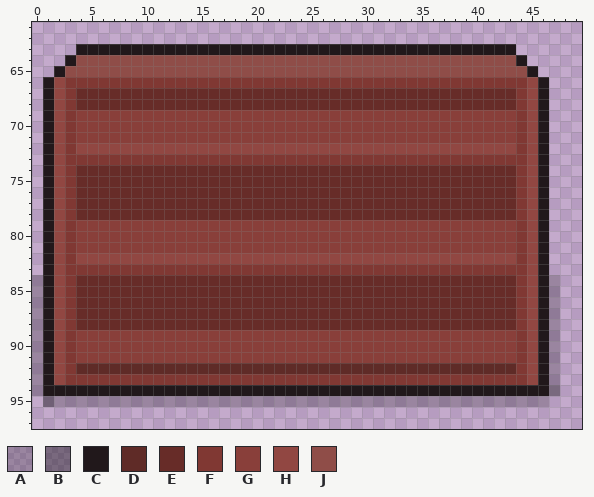
One commit to this pixel-art file: Assets/Prototyping/Tilemaps/library.aseprite. Above: the version before the commit.
160x224 pixels, 1 frame. Colours within 5 levels of each other are drawn and written as one. Shown: x 0..49, y 61..97. The commit also changed other parts of the picture, which this record leaves out.
Palette (. is transparent): A #00000037  B #00000062  C #21181b  D #5f2b27  E #672c28  F #803833  G #893f3a  H #914742  J #8f4d48
And afterwards:
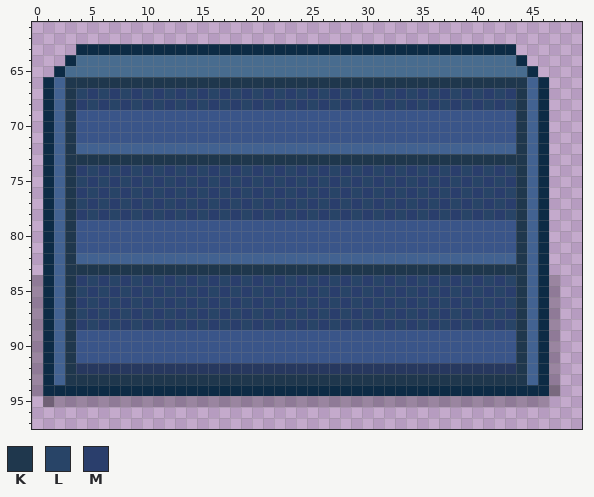
Colours new in this view: K #1f374d  L #284467  M #2a3e6c
Difference:
colour C: #21181b -> #0d2b45
colour D: #5f2b27 -> #27385f
colour G: #893f3a -> #3a5589
colour H: #914742 -> #426291
colour J: #8f4d48 -> #486c8f
Changed rows in their new state; - is a pixel that keeps its letter.
first column x 3:
66 KKKKKKKKKKKKKKKKKKKKKKKKKKKKKKKKKKKKKKKKKK
67 KLMLMLMLMLMLMLMLMLMLMLMLMLMLMLMLMLMLMLMLMK
68 KMLMLMLMLMLMLMLMLMLMLMLMLMLMLMLMLMLMLMLMLK
69 K----------------------------------------K
70 K----------------------------------------K
71 K----------------------------------------K
72 K----------------------------------------K
73 KKKKKKKKKKKKKKKKKKKKKKKKKKKKKKKKKKKKKKKKKK
74 KMLMLMLMLMLMLMLMLMLMLMLMLMLMLMLMLMLMLMLMLK
75 KLMLMLMLMLMLMLMLMLMLMLMLMLMLMLMLMLMLMLMLMK
76 KMLMLMLMLMLMLMLMLMLMLMLMLMLMLMLMLMLMLMLMLK
77 KLMLMLMLMLMLMLMLMLMLMLMLMLMLMLMLMLMLMLMLMK
78 KMLMLMLMLMLMLMLMLMLMLMLMLMLMLMLMLMLMLMLMLK
79 K----------------------------------------K
80 K----------------------------------------K
81 K----------------------------------------K
82 K----------------------------------------K
83 KKKKKKKKKKKKKKKKKKKKKKKKKKKKKKKKKKKKKKKKKK
84 KMLMLMLMLMLMLMLMLMLMLMLMLMLMLMLMLMLMLMLMLK
85 KLMLMLMLMLMLMLMLMLMLMLMLMLMLMLMLMLMLMLMLMK
86 KMLMLMLMLMLMLMLMLMLMLMLMLMLMLMLMLMLMLMLMLK
87 KLMLMLMLMLMLMLMLMLMLMLMLMLMLMLMLMLMLMLMLMK
88 KMLMLMLMLMLMLMLMLMLMLMLMLMLMLMLMLMLMLMLMLK
89 K----------------------------------------K
90 K----------------------------------------K
91 K----------------------------------------K
92 K----------------------------------------K
93 KKKKKKKKKKKKKKKKKKKKKKKKKKKKKKKKKKKKKKKKKK
Pixel boxes of the changes (left, top, right, bottom) in both pictures:
changed: (43, 44, 549, 396)
